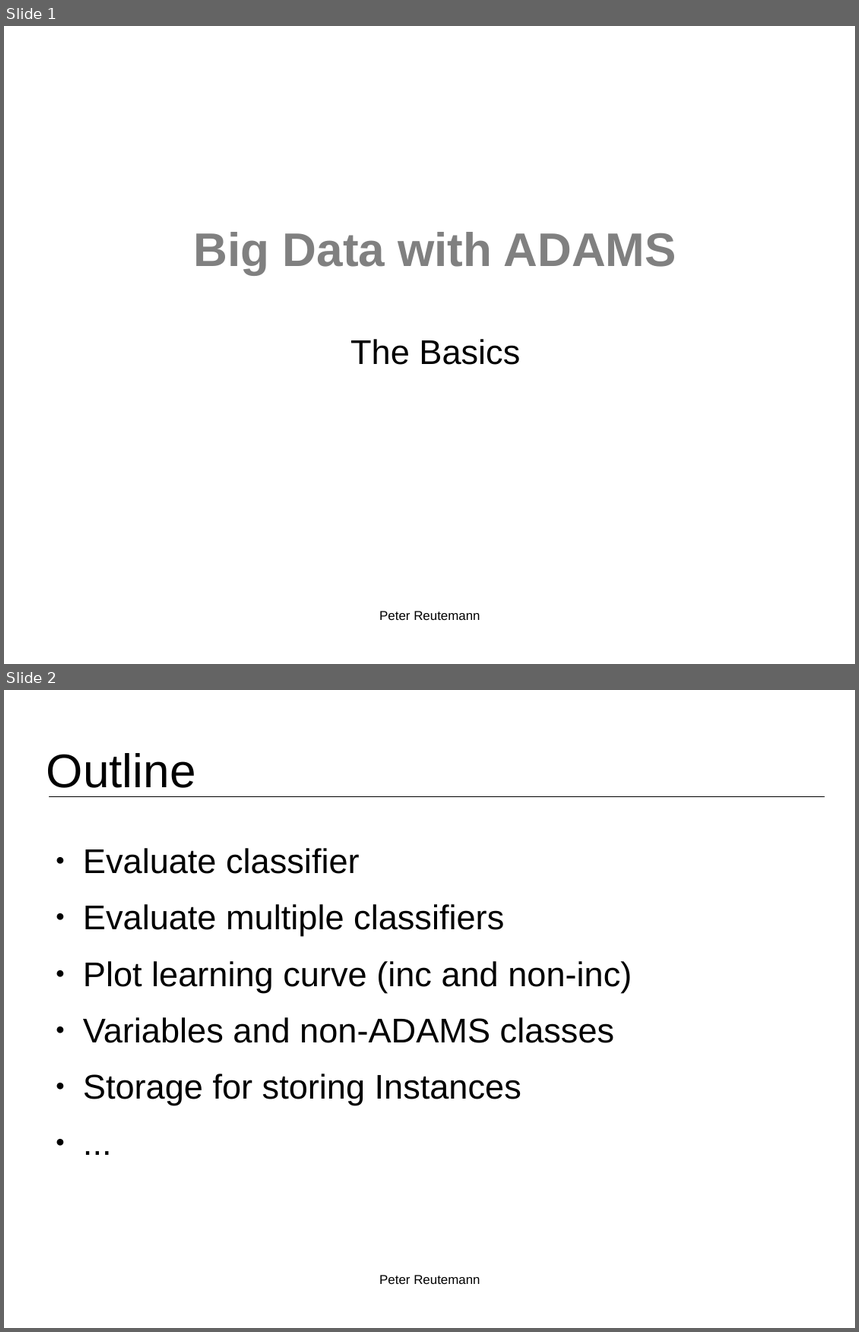
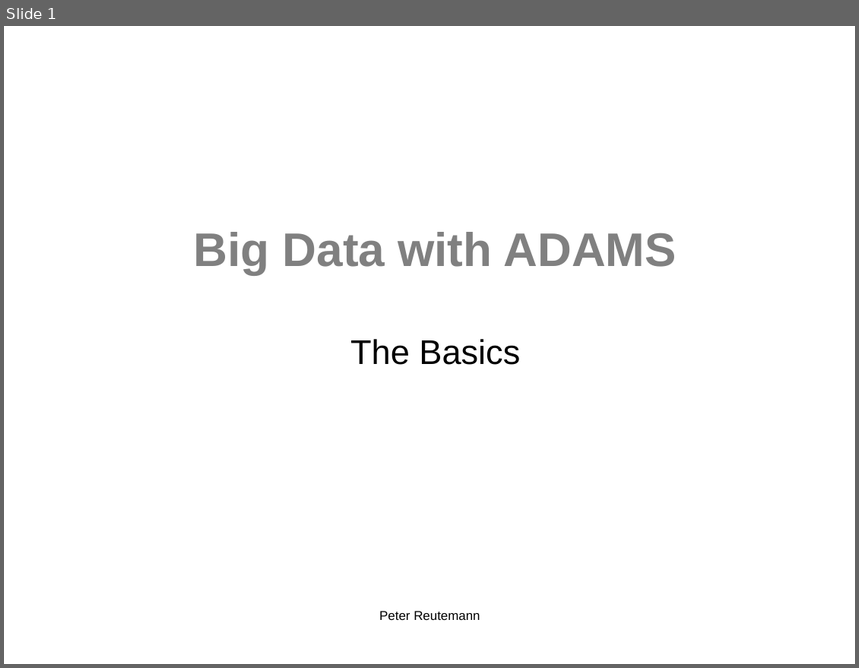
Before and after one commit to fracpete/kuching-2015, a slide deck: 2_basic_flows/kuching2015_basic_flows-2-machine_learning.odp. Shown one above the other, each under a label of ours: slides 1 and 2 before the commit, slide 1 after it. The pictures are 859x1332 and 859x668 pixels, drawn with LibreOffice and Linux fonts; fonts in the diff are those of the drawing; background and template pictures are left out. Boxes give left, top, right and bottom in pixels: in the first picture for what was removed or moved away, otherwise in the second. Text is boxed around its words. In the diff, an @@ line names an element or a change of style, - is before the commit and + after.

```diff
--- a/2_basic_flows/kuching2015_basic_flows-2-machine_learning.odp
+++ b/2_basic_flows/kuching2015_basic_flows-2-machine_learning.odp
@@ slide 2 removed at box(4, 690, 855, 1328), background #FFFFFF @@
@@ title removed at box(47, 753, 196, 788) @@
-Outline
@@ line removed from (50, 796) to (825, 796) @@
@@ text removed at box(83, 848, 632, 1106) @@
-● Evaluate classifier
-● Evaluate multiple classifiers
-● Plot learning curve (inc and non-inc)
-● Variables and non-ADAMS classes
-● Storage for storing Instances
-● ...
@@ text removed at box(379, 1275, 480, 1284) @@
-Peter Reutemann
```
Also in this commit, not shown: 4 slides added, 1 other slide removed, 22 other files.
